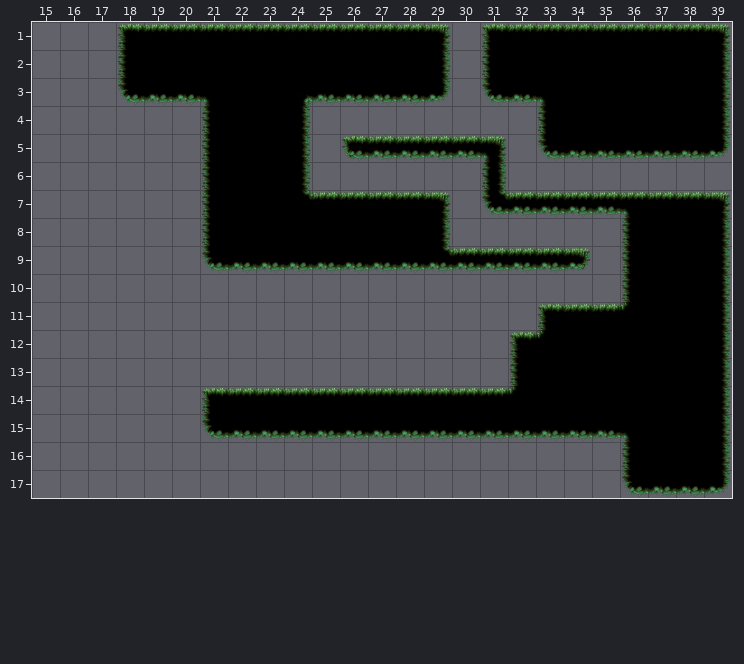
Tiled map -- Assets/Levels/Forest5/Forest5.tmx. Above: the version before the commit.
Cells are 128x128 px. Shown: x 15..39, y 1..17.
And afterwards:
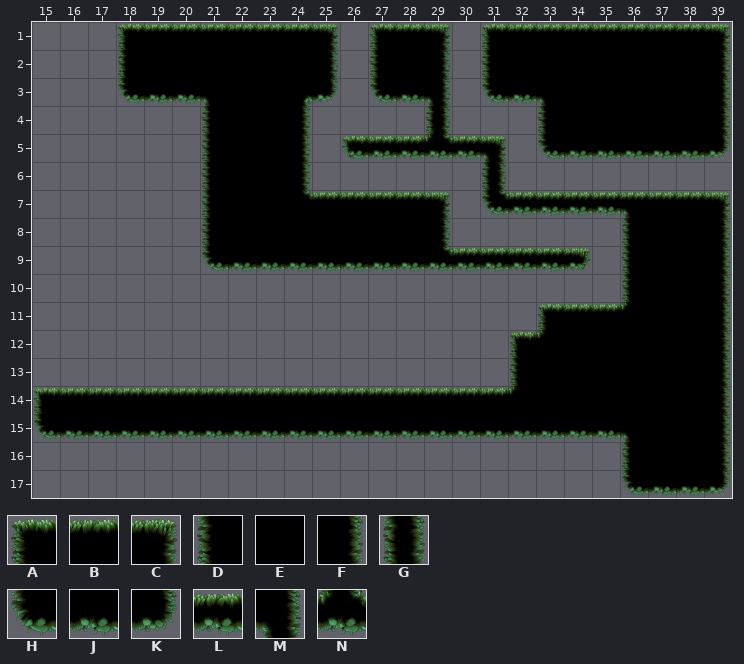
Key: from "MossyTileSet": A 0, B 1, C 2, D 7, E 8, F 9, G 10, H 14, J 15, K 16, L 22, M 29, N 47.
_ is an empty cell.
Difference:
Layer "Camada de Blocos 1":
The author changed tile B to tile A in row 1 at x 27.
Tile A now appears in row 14 at x 15.
The author changed tile A to tile B in row 14 at x 21.
Tile B now appears in row 14 at x 16 to 20.
The author changed tile B to tile C in row 1 at x 25.
The author changed tile E to tile D in row 2 at x 27.
The author changed tile E to tile F in row 2 at x 25.
Tile G now appears in row 4 at x 29.
The author changed tile J to tile H in row 3 at x 27.
Tile H now appears in row 15 at x 15.
The author changed tile H to tile J in row 15 at x 21.
Tile J now appears in row 15 at x 16 to 20.
The author changed tile J to tile K in row 3 at x 25.
The author changed tile K to tile M in row 3 at x 29.
The author changed tile L to tile N in row 5 at x 29.
The author cleared tile B in row 1 at x 26.
The author cleared tile E in row 2 at x 26.
The author cleared tile J in row 3 at x 26.
